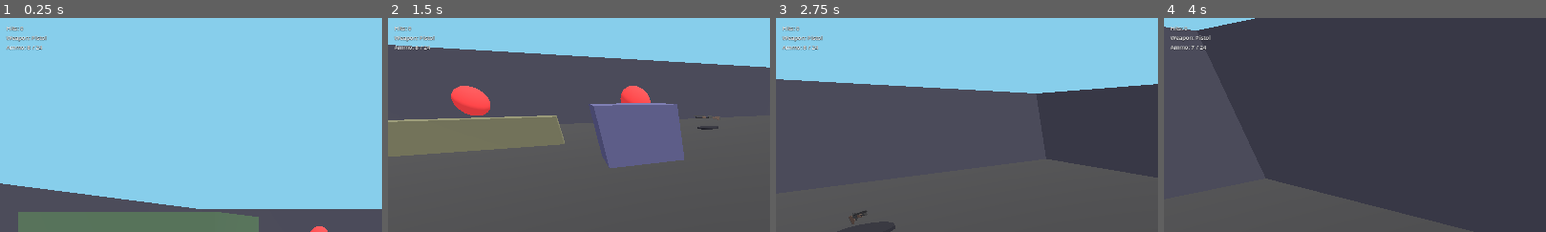
Above: before the commit, frames 1-4 (left to right).
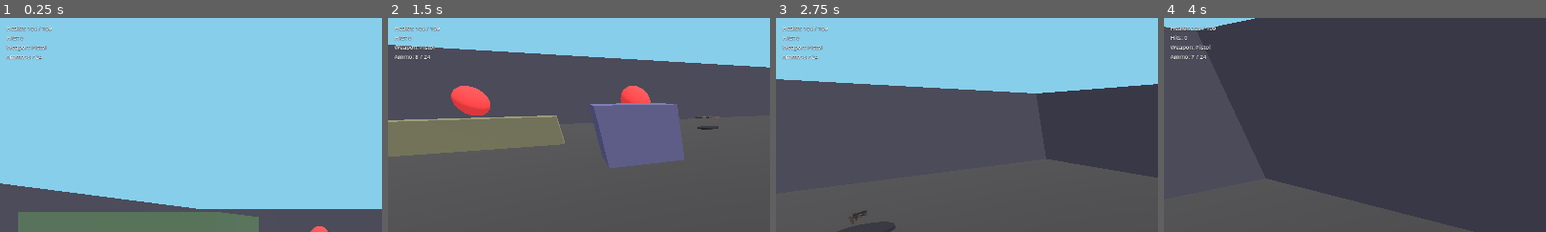
Above: after the commit, the same moments.

Repository: QuisVenator/blitzkampf-godot
Game: Godot game, scene res://scenes/main.tscn
The game is run twice, just before and just after one commit, with the same random seed, the same clock (stepped at 60 frames per second) and the same inputs.
Inputs (mouse positions are % of the whole screen's width and height, from its top left):
- Up to frame 1 (0.25 s): no input
- Up to frame 2 (1.5 s): move the mouse to (55, 50) at 0.52 s; hold W (move_forward) from 0.53 s (still down); right-click (55, 50) at 0.6 s; tap Space (jump) at 0.77, 0.8, 1.07, 1.35 s; move the mouse to (45, 50) at 1.27 s
- Up to frame 3 (2.75 s): keep holding W (move_forward); tap Space (jump) at 1.52, 1.82, 2.3 s; right-click (45, 50) at 1.55 s; move the mouse to (52, 48) at 2.02 s; right-click (52, 48) at 2.1 s
- Up to frame 4 (4 s): keep holding W (move_forward); move the mouse to (49, 52) at 2.77 s; tap Ctrl (crouch) at 2.85 s; tap Space (jump) at 3.02, 3.32, 3.77, 3.8 s; right-click (49, 52) at 3.05 s; move the mouse to (57, 51) at 3.52 s; click (57, 51) at 3.6 s
The pictures show only the part of the screen within x 0-50%, y 0-50%; the shares and areas given below are measured in that part.

The runs differ from the first frame. In frame 1, 0.6% of the frame differs, in the area x 1-14%, y 3-20%; in frame 2, 0.5%; in frame 3, 0.6%; in frame 4, 0.5%.

Commit message:
Add player health, damage, death and respawn; fix dropped weapons tunnelling

Diff:
--- a/resources/weapons/pistol.tres
+++ b/resources/weapons/pistol.tres
@@ -12,3 +12,4 @@
 ads_fov = 65.0
 ads_time = 0.12
 ads_sight_distance = 0.35
+damage = 34
--- a/resources/weapons/shotgun.tres
+++ b/resources/weapons/shotgun.tres
@@ -19,3 +19,4 @@
 ads_spread_deg = 0.5
 hip_spread_standing_deg = 4.0
 hip_spread_moving_deg = 6.0
+damage = 50
--- a/resources/weapons/smg.tres
+++ b/resources/weapons/smg.tres
@@ -18,3 +18,4 @@
 ads_spread_deg = 0.2
 hip_spread_standing_deg = 2.5
 hip_spread_moving_deg = 4.5
+damage = 12
--- a/scenes/maps/test_arena.tscn
+++ b/scenes/maps/test_arena.tscn
@@ -41,6 +41,9 @@
 
 [node name="PlayerSpawn" type="Marker3D" parent="." unique_id=601124690 groups=["player_spawn"]]
 transform = Transform3D(1, 0, 0, 0, 1, 0, 0, 0, 1, -1.9616709, 0.66666067, 8)
+
+[node name="PlayerSpawn2" type="Marker3D" parent="." groups=["player_spawn"]]
+transform = Transform3D(1, 0, 0, 0, 1, 0, 0, 0, 1, 7, 0.66666067, 14)
 
 [node name="Ground" type="CSGBox3D" parent="." unique_id=2028077724]
 transform = Transform3D(1, 0, 0, 0, 1, 0, 0, 0, 1, 0, -1, 0)
--- a/scenes/ui/hud.tscn
+++ b/scenes/ui/hud.tscn
@@ -47,6 +47,10 @@
 mouse_filter = 2
 theme_override_constants/separation = 4
 
+[node name="HealthLabel" type="Label" parent="Root/Info"]
+layout_mode = 2
+text = "Health: 100 / 100"
+
 [node name="HitsLabel" type="Label" parent="Root/Info"]
 layout_mode = 2
 text = "Hits: 0"
--- a/scenes/weapons/dropped_weapon.tscn
+++ b/scenes/weapons/dropped_weapon.tscn
@@ -12,6 +12,7 @@
 [node name="DroppedWeapon" type="RigidBody3D"]
 collision_layer = 16
 collision_mask = 17
+continuous_cd = true
 script = ExtResource("1_script")
 
 [node name="CollisionShape3D" type="CollisionShape3D" parent="."]
--- a/scripts/core/main.gd
+++ b/scripts/core/main.gd
@@ -9,10 +9,7 @@
 
 
 func _ready() -> void:
-	var spawn := get_tree().get_first_node_in_group(&"player_spawn") as Node3D
-	if spawn:
-		_player.teleport(spawn.global_position, spawn.global_rotation.y)
-
+	_player.spawn()
 	_hud.bind(_player, _weapons)
 	Input.mouse_mode = Input.MOUSE_MODE_CAPTURED
 
--- a/scripts/player/player.gd
+++ b/scripts/player/player.gd
@@ -8,16 +8,25 @@
 
 signal jumped
 signal stepped
+signal health_changed(health: int, max_health: int)
+signal damaged(amount: int, attacker: Node)
+signal died(attacker: Node)
+signal respawned
 
 enum Stance { STANDING, CROUCHING, SLIDING }
 
 const MAX_PITCH := PI / 2.0 - 0.01
+const DEAD_EYE_HEIGHT := 0.4
 
 @export var settings: MovementSettings
+@export var max_health := 100
+@export var respawn_delay := 3.0
 
 var stance := Stance.STANDING
 var yaw := 0.0
 var pitch := 0.0
+var health := 100
+var alive := true
 
 var _slide_elapsed := 0.0
 var _distance_since_step := 0.0
@@ -37,6 +46,43 @@
 	_eye_height = settings.eye_height
 	_apply_body_height(false)
 	_update_camera()
+
+
+## Places the player at a random `player_spawn` marker with full health. Used for
+## the first spawn and for every respawn.
+func spawn() -> void:
+	var spawns := get_tree().get_nodes_in_group(&"player_spawn")
+	if not spawns.is_empty():
+		var marker := spawns.pick_random() as Node3D
+		teleport(marker.global_position, marker.global_rotation.y)
+	health = max_health
+	alive = true
+	stance = Stance.STANDING
+	_apply_body_height(false)
+	health_changed.emit(health, max_health)
+	respawned.emit()
+
+
+## Called by whatever hurt the player (hitscan today). Ignored while dead.
+func take_damage(amount: int, attacker: Node = null) -> void:
+	if not alive:
+		return
+	health = maxi(health - amount, 0)
+	damaged.emit(amount, attacker)
+	health_changed.emit(health, max_health)
+	if health == 0:
+		_die(attacker)
+
+
+func _die(attacker: Node) -> void:
+	alive = false
+	_slide_elapsed = 0.0
+	if _eye_tween:
+		_eye_tween.kill()
+	_eye_tween = create_tween().set_trans(Tween.TRANS_CUBIC).set_ease(Tween.EASE_OUT)
+	_eye_tween.tween_property(self, "_eye_height", DEAD_EYE_HEIGHT, settings.eye_ease_time)
+	died.emit(attacker)
+	get_tree().create_timer(respawn_delay).timeout.connect(spawn)
 
 
 func teleport(to: Vector3, new_yaw: float) -> void:
@@ -74,6 +120,15 @@
 	var wish_world := Basis(Vector3.UP, yaw) * Vector3(input.x, 0.0, input.y)
 	var wish_dir := Vector2(wish_world.x, wish_world.z).normalized()
 	var grounded := is_on_floor()
+
+	if not alive:
+		# Dead: no control, but still fall and settle.
+		velocity.x = 0.0
+		velocity.z = 0.0
+		if not grounded:
+			velocity += get_gravity() * delta
+		move_and_slide()
+		return
 
 	_update_stance(has_wish, wish_dir, grounded, delta)
 
--- a/scripts/ui/hud.gd
+++ b/scripts/ui/hud.gd
@@ -18,6 +18,7 @@
 
 @onready var _crosshair: Crosshair = $Root/Crosshair
 @onready var _hitmarker: Hitmarker = $Root/Hitmarker
+@onready var _health_label: Label = $Root/Info/HealthLabel
 @onready var _hits_label: Label = $Root/Info/HitsLabel
 @onready var _weapon_label: Label = $Root/Info/WeaponLabel
 @onready var _ammo_label: Label = $Root/Info/AmmoLabel
@@ -33,6 +34,8 @@
 	weapons.reloading_changed.connect(_on_reloading_changed)
 	weapons.spread_changed.connect(_crosshair.set_spread)
 	weapons.hit_confirmed.connect(_on_hit_confirmed)
+	player.health_changed.connect(_on_health_changed)
+	_on_health_changed(player.health, player.max_health)
 
 	for slot_index in 2:
 		var slot := weapons.primary if slot_index == WeaponManager.PRIMARY else weapons.secondary
@@ -80,6 +83,10 @@
 	_update_ammo()
 
 
+func _on_health_changed(health: int, max_health: int) -> void:
+	_health_label.text = "Health: %d / %d" % [health, max_health] if health > 0 else "Dead"
+
+
 func _on_hit_confirmed() -> void:
 	_hits += 1
 	_update_hits()
--- a/scripts/weapons/dropped_weapon.gd
+++ b/scripts/weapons/dropped_weapon.gd
@@ -1,7 +1,9 @@
 class_name DroppedWeapon
 extends RigidBody3D
 ## A weapon tossed to the ground. It keeps the ammo it had when dropped and
-## is removed once someone picks it up.
+## is removed once someone picks it up. The body needs continuous collision
+## detection (set in the scene): without it a small thrown box occasionally
+## tunnelled through the floor (about 1 in 10 drops).
 
 ## Keeps thin guns from tunnelling through the floor.
 const MIN_COLLIDER_SIZE := 0.08
--- a/scripts/weapons/weapon_definition.gd
+++ b/scripts/weapons/weapon_definition.gd
@@ -27,6 +27,10 @@
 ## for weapons whose rear (stock) would otherwise crowd the view.
 @export var ads_sight_distance := 0.42
 
+@export_group("Damage")
+## Health removed per hit (one ray per shot).
+@export var damage := 25
+
 @export_group("Ammo")
 @export var magazine_size := 8
 ## Spare rounds outside the magazine when fully stocked.
--- a/scripts/weapons/weapon_manager.gd
+++ b/scripts/weapons/weapon_manager.gd
@@ -28,8 +28,9 @@
 ## Horizontal speed (m/s) above which hip-fire uses the "moving" spread.
 const MOVING_SPEED_THRESHOLD := 0.5
 const MUZZLE_FALLBACK_DISTANCE := 0.3
-## Physics layers a bullet hits: world (1) and target (3).
-const BULLET_MASK := (1 << 0) | (1 << 2)
+## Physics layers a bullet hits: world (1), player (2, the body capsule is the
+## hitbox) and target (3). The shooter's own body is excluded from the ray.
+const BULLET_MASK := (1 << 0) | (1 << 1) | (1 << 2)
 const COOLDOWN_EPSILON := 0.0001
 
 const RECOIL_KICK := 0.08
@@ -69,6 +70,8 @@
 	secondary = WeaponSlot.new($"../Head/Camera3D/WeaponHolderLeft")
 	_slots = [primary, secondary]
 	equip(PRIMARY, starting_weapon)
+	_player.died.connect(_on_player_died)
+	_player.respawned.connect(_on_player_respawned)
 
 
 ## True while any weapon is reloading or waiting to; firing is blocked meanwhile.
@@ -107,6 +110,22 @@
 	reloading_changed.emit(slot_index, false)
 
 
+## Dying drops everything held; respawning starts over with the starting weapon.
+func _on_player_died(_attacker: Node) -> void:
+	_drop_slot(SECONDARY)
+	_drop_slot(PRIMARY)
+	_reload_queue.clear()
+	primary.holder.hide()
+	secondary.holder.hide()
+
+
+func _on_player_respawned() -> void:
+	primary.holder.show()
+	secondary.holder.show()
+	_clear(SECONDARY)
+	equip(PRIMARY, starting_weapon)
+
+
 func _clear(slot_index: int) -> void:
 	var slot := _slots[slot_index]
 	slot.definition = null
@@ -122,6 +141,8 @@
 func _physics_process(delta: float) -> void:
 	_update_aiming()
 	_update_spread()
+	if not _player.alive:
+		return
 
 	if GameInput.just_pressed(&"interact"):
 		_try_pickup(false)
@@ -155,7 +176,7 @@
 ## Sights come up while the aim button is held. They drop for a reload and are
 ## unavailable while wielding two weapons (the aim button's role there is firing).
 func _update_aiming() -> void:
-	var wants_aim := GameInput.held(&"aim") and not is_akimbo() and not primary.is_reloading()
+	var wants_aim := _player.alive and GameInput.held(&"aim") and not is_akimbo() and not primary.is_reloading()
 	if wants_aim == _aiming:
 		return
 	_aiming = wants_aim
@@ -208,6 +229,7 @@
 	var origin := _camera.global_position
 	var direction := _apply_spread(-_camera.global_basis.z, _camera.global_basis, slot.spread_deg)
 	var query := PhysicsRayQueryParameters3D.create(origin, origin + direction * MAX_RANGE, BULLET_MASK)
+	query.exclude = [_player.get_rid()]
 	var hit := _player.get_world_3d().direct_space_state.intersect_ray(query)
 
 	var muzzle := origin + direction * MUZZLE_FALLBACK_DISTANCE
@@ -221,8 +243,8 @@
 		_effects.spawn_tracer(muzzle, hit["position"])
 		_effects.spawn_impact(hit["position"], hit["normal"])
 		var collider: Object = hit["collider"]
-		if collider.has_method(&"take_hit"):
-			collider.take_hit()
+		if collider.has_method(&"take_damage"):
+			collider.take_damage(slot.definition.damage, _player)
 			hit_confirmed.emit()
 
 	_kick_recoil(slot)
--- a/scripts/world/target.gd
+++ b/scripts/world/target.gd
@@ -21,7 +21,7 @@
 	_mesh.material_override = _material
 
 
-func take_hit() -> void:
+func take_damage(_amount: int, _attacker: Node = null) -> void:
 	hits += 1
 	if _flash_tween:
 		_flash_tween.kill()
--- a/tools/smoke_test.gd
+++ b/tools/smoke_test.gd
@@ -25,7 +25,8 @@
 	await _frames(30)
 	_check("player settles on floor", _player.is_on_floor())
 	_check("player stands at ground level", absf(_player.global_position.y) < 0.05)
-	_check("spawn z", is_equal_approx(_player.global_position.z, 8.0))
+	var spawn_zs := get_nodes_in_group(&"player_spawn").map(func(n: Node3D) -> float: return n.global_position.z)
+	_check("spawned at a player_spawn marker", spawn_zs.any(func(z: float) -> bool: return is_equal_approx(_player.global_position.z, z)))
 
 	# Walking, sprinting (start at the south wall so there is room to run).
 	_player.teleport(Vector3(0, 0, 19), 0.0)
@@ -113,7 +114,7 @@
 	# Walk over to the dropped pistol and take it back: it keeps its ammo.
 	await _frames(90)
 	var landed := dropped[0] as DroppedWeapon
-	_player.teleport(Vector3(landed.global_position.x, 0, landed.global_position.z), 0.0)
+	_player.teleport(landed.global_position + Vector3(0, 0.05, 0), 0.0)
 	await _frames(5)
 	Input.action_press(&"interact")
 	await _frames(2)
@@ -123,6 +124,7 @@
 
 	await _test_akimbo()
 	await _test_pause()
+	await _test_health()
 
 	print("smoke test: %s" % ("OK" if _failures == 0 else "%d FAILED" % _failures))
 	quit(1 if _failures > 0 else 0)
@@ -243,6 +245,29 @@
 	_check("Esc resumes", not paused and not menu.visible)
 
 
+## Damage, death (drops weapons, no control), respawn with a fresh loadout.
+func _test_health() -> void:
+	_player.respawn_delay = 0.5
+	_player.teleport(Vector3(0, 0, 8), 0.0)
+	_player.take_damage(30, null)
+	_check("damage reduces health", _player.health == 70 and _player.alive)
+	var dropped_before := _dropped_count()
+	_player.take_damage(100, null)
+	_check("dies at zero health", _player.health == 0 and not _player.alive)
+	await _frames(3)
+	_check("dead player drops weapon", _dropped_count() > dropped_before)
+	var dead_at := _player.global_position
+	Input.action_press(&"move_forward")
+	await _frames(15)
+	Input.action_release(&"move_forward")
+	_check("dead player can't move", _player.global_position.distance_to(dead_at) < 0.05)
+	_player.take_damage(10, null)
+	_check("no damage while dead", _player.health == 0)
+	await create_timer(0.7).timeout
+	_check("respawns alive at full health", _player.alive and _player.health == 100)
+	_check("respawn restores starting weapon", _weapons.primary.definition.id == &"pistol" and not _weapons.is_akimbo())
+
+
 func _send_escape() -> void:
 	var event := InputEventAction.new()
 	event.action = &"ui_cancel"
Not shown, changed: AGENTS.md
Not shown, changed: TODO.md
